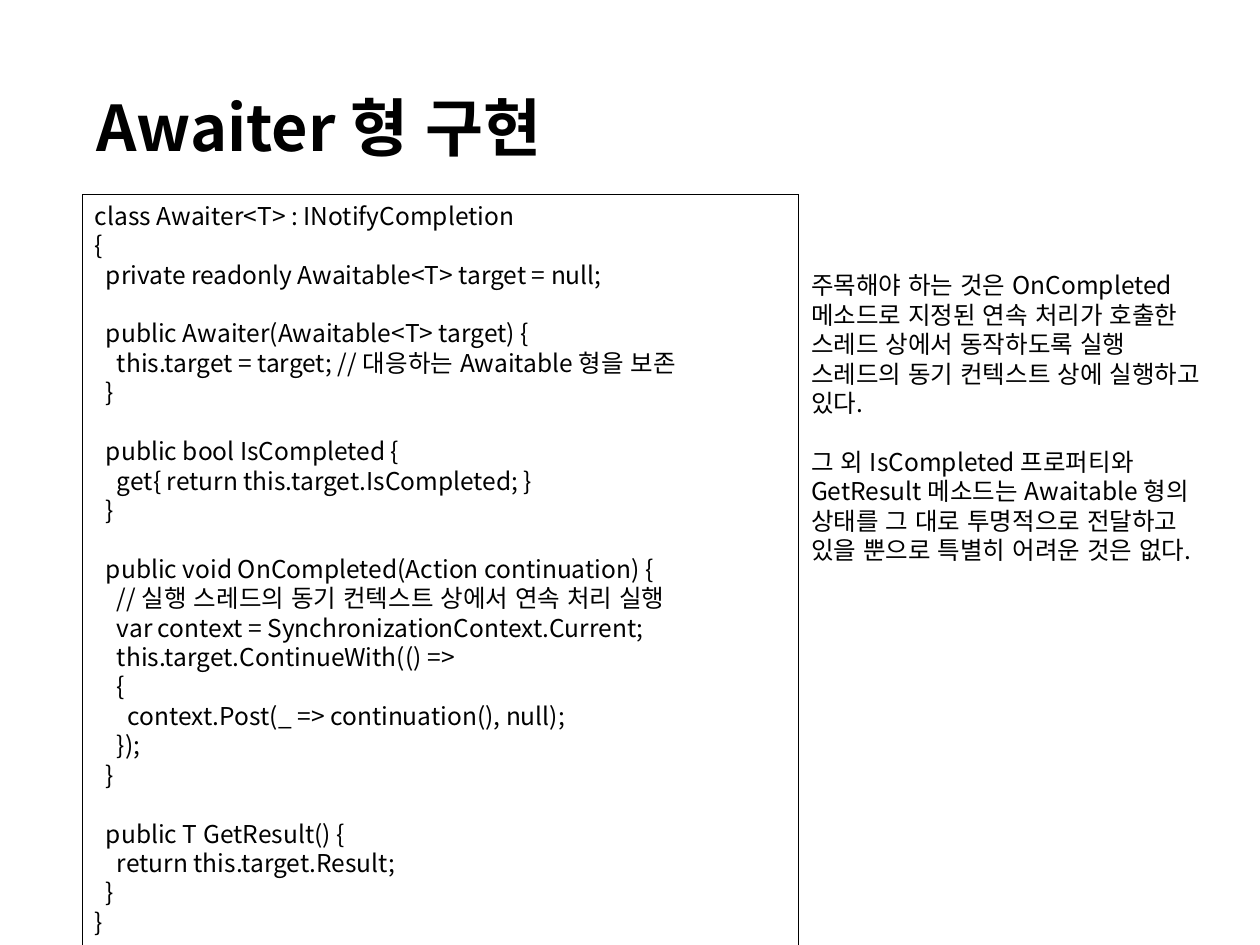
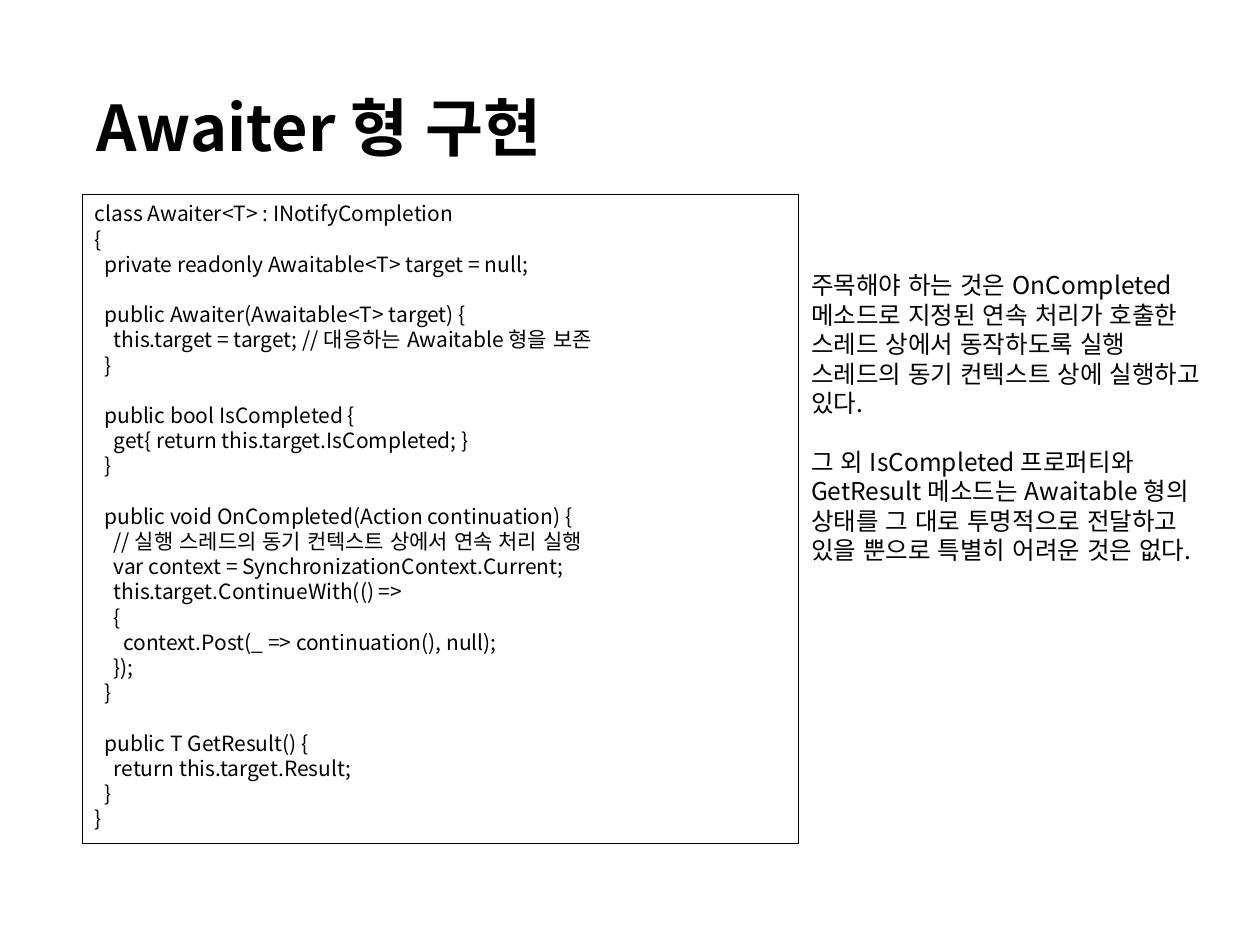
Before and after one commit to cuongdodinh/CSharp-Beginners-Guide, a slide deck: slide 157 of 닷넷 병렬 프로그래밍의 모든 것.pptx (slide 158 before the commit). Drawn at 1260x945 pixels with LibreOffice and Linux fonts; fonts in the diff are those of the drawing. Boxes give left, top, right and bottom in pixels: in the first picture for what was removed or moved away, otherwise in the second. Text is boxed around its words. In the diff, an @@ line names an element or a change of style, - is before the commit and + after.

```diff
--- a/닷넷 병렬 프로그래밍의 모든 것.pptx
+++ b/닷넷 병렬 프로그래밍의 모든 것.pptx
@@ rectangle "class Awaiter<T> : INotifyCompletion": place and size @@
-rectangle "class Awaiter<T> : INotifyCompletion" at (83,195,799,945)
+rectangle "class Awaiter<T> : INotifyCompletion" at (83,195,799,844)
@@ rectangle "class Awaiter<T> : INotifyCompletion" at (83,195,799,844): size 14 to 12 pt @@
```
Also in this commit, not shown: 3 other slides changed, 3 slides added, 4 slides removed, 2 other files.
